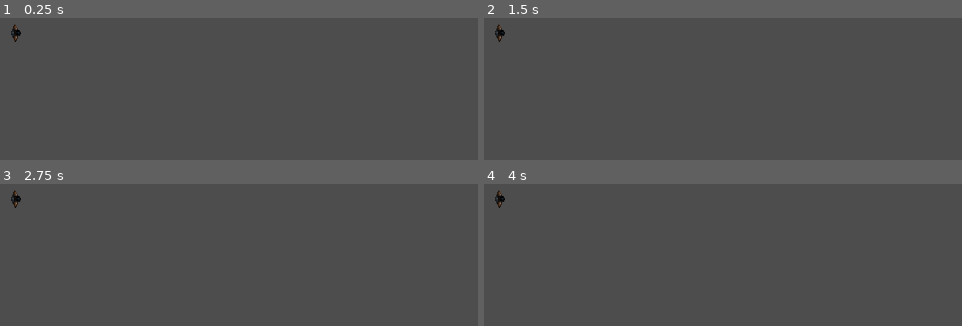
Above: before the commit, frames 1-4 (two rows, left to right).
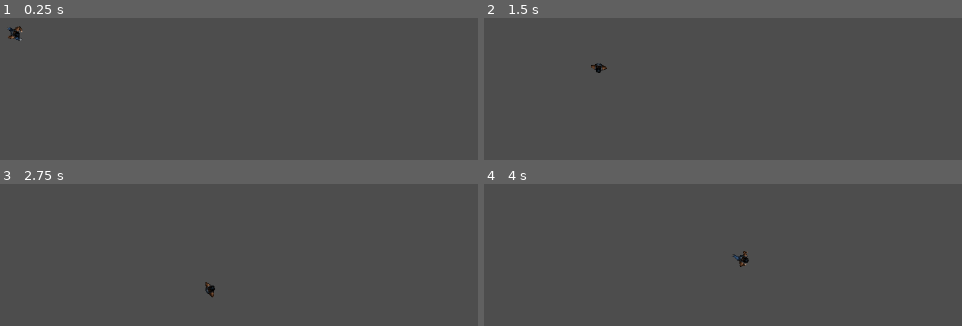
Above: after the commit, the same moments.

Repository: Its-JPower/InfectedHorizon
Game: Godot game, scene res://Scenes/world.tscn
Same seed, same stepped clock (60 frames per second), same inputs: the game is played once before the commit and once after it. The project has no main scene, so this scene is started directly.
Inputs (mouse positions are in pixels of both pictures, inside the frame that each line leads up to):
- Up to frame 1 (0.25 s): no input
- Up to frame 2 (1.5 s): tap Enter at 0.5 s; move the mouse to (928, 131) at 0.52 s; press the mouse at (928, 131) at 0.53 s; hold D (right) 0.53-1.28 s; move the mouse to (outside the picture) at 1.27 s; release the mouse at (outside the picture) at 1.28 s; hold Down (down) from 1.28 s (still down); click (outside the picture) at 1.35 s
- Up to frame 3 (2.75 s): move the mouse to (344, 220) at 2.02 s; release Down (down) at 2.03 s; press the mouse at (344, 220) at 2.03 s; hold D (right) from 2.03 s (still down)
- Up to frame 4 (4 s): tap Space at 2.75 s; move the mouse to (outside the picture) at 2.77 s; release D (right) at 2.78 s; release the mouse at (outside the picture) at 2.78 s; hold W (up) 2.78-3.53 s; click (outside the picture) at 2.85 s; tap Enter at 3.5 s; move the mouse to (outside the picture) at 3.52 s; press the mouse at (outside the picture) at 3.53 s; hold A (left) from 3.53 s (still down)

The runs differ from the first frame. In frame 1, 0.2% of the frame differs, in the area x 1-5%, y 4-17%; in frame 2, 0.3%; in frame 3, 0.3%; in frame 4, 0.3%, in the area x 2-56%, y 4-59%.
Error before the commit: Invalid type in function 'rotate' in base 'AnimatedSprite2D'. Cannot convert argument 1 from Vector2 to float. (res://CharacterBody2D.gd:18)

Commit message:
Player animation advanced (not complete)

Diff:
--- a/CharacterBody2D.gd
+++ b/CharacterBody2D.gd
@@ -1,20 +1,29 @@
 extends CharacterBody2D
 
 
-@export var speed = 100.0
-@export var acceleration = 20.0
+@export var speed = 200.0
+@export var acceleration = 40.0
 @onready var sprite = $Sprite
-@export var friction = 10.0
+@export var friction = 50.0
 
 var direction = Vector2.ZERO
+var target = Vector2.ZERO
 
 
 func _physics_process(delta):
 	direction = Input.get_vector("left","right","up","down").normalized()
+	sprite.rotation = global_position.direction_to(get_global_mouse_position()).angle()
+	if Input.is_action_pressed("move"):
+		target = get_global_mouse_position()
+	if global_position.distance_to(target) > 5:
+		if Input.is_action_pressed("move"):
+			velocity = global_position.direction_to(target) * speed
+			if sprite.animation == "default":
+				sprite.play("default")
+	if velocity.x == 0:
+		sprite.play("default")
 	if direction:
 		velocity = velocity.move_toward(direction * speed, acceleration)
 	else:
 		velocity = velocity.move_toward(Vector2.ZERO, friction)
-	sprite.rotate(direction)
-
 	move_and_slide()
--- a/Scenes/player.tscn
+++ b/Scenes/player.tscn
@@ -37,28 +37,90 @@
 "speed": 5.0
 }, {
 "frames": [{
-"duration": 1.0,
+"duration": 0.5,
 "texture": SubResource("AtlasTexture_j68rs")
 }, {
-"duration": 1.0,
+"duration": 0.5,
 "texture": SubResource("AtlasTexture_t0j1c")
 }, {
-"duration": 1.0,
+"duration": 0.5,
 "texture": SubResource("AtlasTexture_qrbbg")
 }, {
-"duration": 1.0,
+"duration": 0.5,
 "texture": SubResource("AtlasTexture_sute4")
 }, {
-"duration": 1.0,
+"duration": 0.5,
 "texture": SubResource("AtlasTexture_pfppp")
 }, {
-"duration": 1.0,
+"duration": 0.5,
 "texture": SubResource("AtlasTexture_yf3wb")
 }],
 "loop": true,
 "name": &"run",
 "speed": 5.0
 }]
+
+[sub_resource type="Animation" id="Animation_s3gwu"]
+length = 0.001
+loop_mode = 1
+tracks/0/type = "value"
+tracks/0/imported = false
+tracks/0/enabled = true
+tracks/0/path = NodePath("Sprite:frame")
+tracks/0/interp = 1
+tracks/0/loop_wrap = true
+tracks/0/keys = {
+"times": PackedFloat32Array(),
+"transitions": PackedFloat32Array(),
+"update": 1,
+"values": []
+}
+tracks/1/type = "value"
+tracks/1/imported = false
+tracks/1/enabled = true
+tracks/1/path = NodePath("Sprite:animation")
+tracks/1/interp = 1
+tracks/1/loop_wrap = true
+tracks/1/keys = {
+"times": PackedFloat32Array(0),
+"transitions": PackedFloat32Array(1),
+"update": 1,
+"values": ["default"]
+}
+
+[sub_resource type="Animation" id="Animation_swx0p"]
+length = 0.6
+loop_mode = 1
+tracks/0/type = "value"
+tracks/0/imported = false
+tracks/0/enabled = true
+tracks/0/path = NodePath("Sprite:frame")
+tracks/0/interp = 1
+tracks/0/loop_wrap = true
+tracks/0/keys = {
+"times": PackedFloat32Array(0, 0.1, 0.2, 0.3, 0.4, 0.5),
+"transitions": PackedFloat32Array(1, 1, 1, 1, 1, 1),
+"update": 1,
+"values": [0, 1, 2, 3, 4, 5]
+}
+tracks/1/type = "value"
+tracks/1/imported = false
+tracks/1/enabled = true
+tracks/1/path = NodePath("Sprite:animation")
+tracks/1/interp = 1
+tracks/1/loop_wrap = true
+tracks/1/keys = {
+"times": PackedFloat32Array(0),
+"transitions": PackedFloat32Array(1),
+"update": 1,
+"values": ["run"]
+}
+
+[sub_resource type="AnimationLibrary" id="AnimationLibrary_txpy3"]
+_data = {
+"default": SubResource("Animation_s3gwu"),
+"run": SubResource("Animation_swx0p")
+}
 
 [node name="Player" type="CharacterBody2D"]
 script = ExtResource("1_mbq5b")
@@ -71,4 +133,10 @@
 scale = Vector2(0.6, 0.6)
 sprite_frames = SubResource("SpriteFrames_3btn3")
 animation = &"run"
-frame_progress = 0.668083
+frame = 5
+
+[node name="AnimationPlayer" type="AnimationPlayer" parent="."]
+libraries = {
+"": SubResource("AnimationLibrary_txpy3")
+}
+autoplay = "run"
--- a/Scenes/world.tscn
+++ b/Scenes/world.tscn
@@ -6,3 +6,6 @@
 
 [node name="Player" parent="." instance=ExtResource("1_oxrfq")]
 position = Vector2(214, 151)
+
+[node name="Ground" type="TileMap" parent="."]
+format = 2
--- a/project.godot
+++ b/project.godot
@@ -13,6 +13,10 @@
 config/name="Dungeon Game"
 config/features=PackedStringArray("4.2", "Forward Plus")
 config/icon="res://icon.svg"
+
+[editor_plugins]
+
+enabled=PackedStringArray("res://addons/AS2P/plugin.cfg", "res://addons/e/plugin.cfg")
 
 [input]
 
@@ -40,6 +44,11 @@
 , Object(InputEventKey,"resource_local_to_scene":false,"resource_name":"","device":-1,"window_id":0,"alt_pressed":false,"shift_pressed":false,"ctrl_pressed":false,"meta_pressed":false,"pressed":false,"keycode":0,"physical_keycode":4194321,"key_label":0,"unicode":0,"echo":false,"script":null)
 ]
 }
+move={
+"deadzone": 0.5,
+"events": [Object(InputEventMouseButton,"resource_local_to_scene":false,"resource_name":"","device":-1,"window_id":0,"alt_pressed":false,"shift_pressed":false,"ctrl_pressed":false,"meta_pressed":false,"button_mask":0,"position":Vector2(0, 0),"global_position":Vector2(0, 0),"factor":1.0,"button_index":1,"canceled":false,"pressed":false,"double_click":false,"script":null)
+]
+}
 
 [rendering]
 
Not shown: 1 places in Scenes/player.tscn that only renumber resources
Not shown, added: addons/AS2P/InspectorConvertor.gd
Not shown, added: addons/AS2P/NodeSelectorProperty.gd
Not shown, added: addons/AS2P/plugin.cfg
Not shown, added: addons/AS2P/plugin.gd
